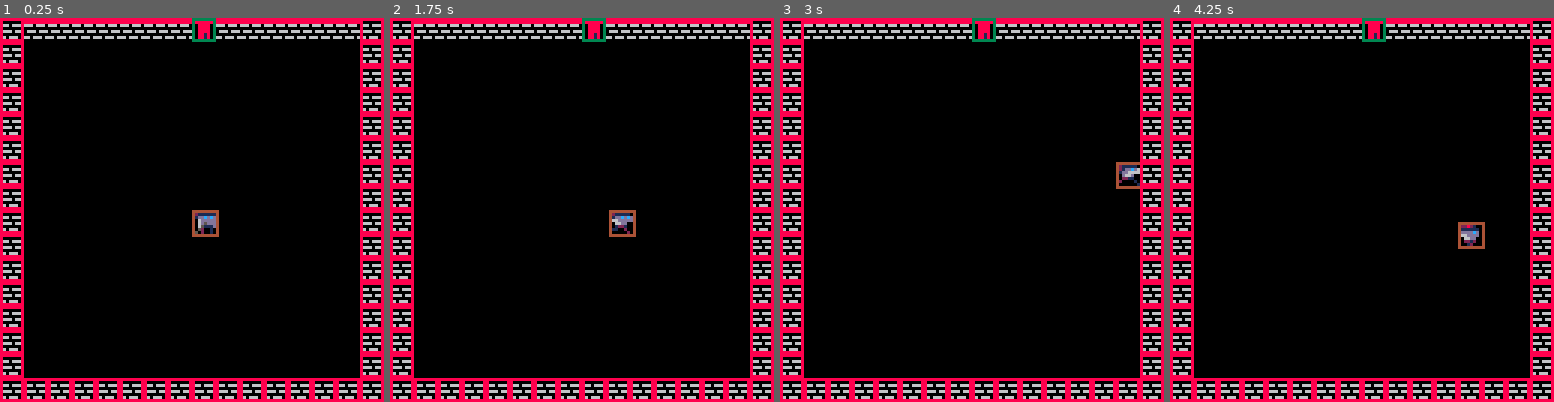
Above: before the commit, frames 1-4 (left to right).
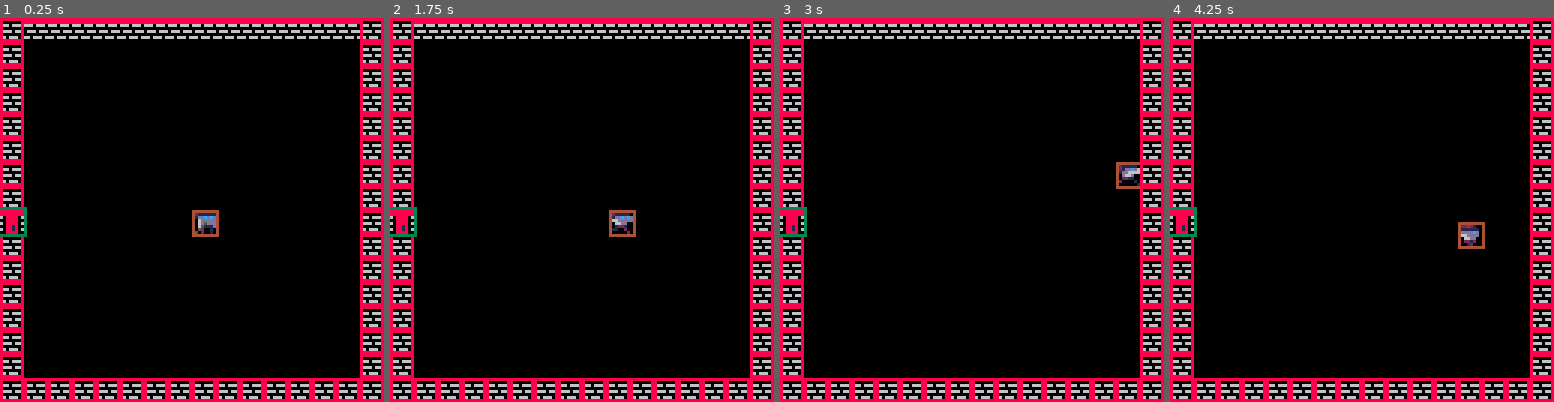
Above: after the commit, the same moments.

Repository: bttrs/toyboxjam2019
Game: PICO-8 cartridge game.p8
The game is run twice, just before and just after one commit, with the same random seed, the same clock (stepped at 60 frames per second) and the same inputs.
Inputs:
- Up to frame 1 (0.25 s): no input
- Up to frame 2 (1.75 s): hold Right from 1.6 s (still down)
- Up to frame 3 (3 s): release Right at 2.1 s; hold Up 2.15-2.42 s; hold Right from 2.47 s (still down)
- Up to frame 4 (4.25 s): release Right at 3.03 s; hold Left 3.08-3.58 s; hold Down 3.63-3.97 s; hold Right from 4.02 s (still down)

The runs differ from the first frame. In frame 1, 0.8% of the frame differs, in the area x 0-57%, y 0-58%; in frame 2, 0.8%; in frame 3, 0.8%; in frame 4, 0.8%.

Commit message:
creates a monstrosity of function: tries to randomly generate 2 to 4 doors per room, but guaranteeing the entry door position (if i leave a room via the top door, the next room should have a bottom one)

Diff:
--- a/game.p8
+++ b/game.p8
@@ -70,6 +70,7 @@
 	game_manager.rooms = {}
 	game_manager.rooms[0] = generate_room(default_room)
 	game_manager.current_room = 0
+	game_manager.room_id_seq = 0
 	load_room(game_manager.rooms[0])
 end
 
@@ -97,6 +98,11 @@
 	load_room(game_manager.rooms[id])
 	char.x = 64
 	char.y = 64
+end
+
+function game_manager.next_room_nr()
+	game_manager.room_id_seq += 1
+	return game_manager.room_id_seq
 end
 
 function debug_draw_solids(obj)
@@ -293,7 +299,7 @@
 	floor={}
 }
 
-function generate_room(room_set)
+function generate_room(room_set, door_enter_pos)
 	local room={
 		walls={
 			--{x=0,y=0,w=8,h=8,spritenr=1},
@@ -305,11 +311,41 @@
 			--{x=0,y=0,w=8,h=8,spritenr=98},
 		},
 	}
+	-- random integer between 2 and 4
+	door_amount = flr(rnd(4)) + 2
+	doors = get_doors(door_amount)
+	printh(#doors)
 	for x=0,15,1 do
 	 for y=0,15,1 do
 				if x==0 or x==15 or y==0 or y==15 then
 					if y==0 and x==8 then
-						add(room.doors, {x=x*8, y=y*8, w=8, h=2, spritenr=room_set.door[1], trigger_type=trigger_type.door,triggerbox={x=0,y=0,w=8,h=8}, next_room_id=1})
+						-- door position down
+						if doors[utils.dir_d] then
+							add(room.doors, {x=x*8, y=y*8, w=8, h=2, spritenr=room_set.door[1], trigger_type=trigger_type.door,triggerbox={x=-1,y=-1,w=10,h=10}, next_room_id=1})
+						else
+							add(room.walls, {x=x*8, y=y*8, w=8, h=2, spritenr=room_set.wall[1]})
+						end
+					elseif y==15 and x==8 then
+						-- door position up
+						if doors[utils.dir_u] then
+							add(room.doors, {x=x*8, y=y*8, w=8, h=2, spritenr=room_set.door[1], trigger_type=trigger_type.door,triggerbox={x=-1,y=-1,w=10,h=10}, next_room_id=1})
+						else
+							add(room.walls, {x=x*8, y=y*8, w=8, h=8, spritenr=room_set.wall[1]})
+						end
+					elseif y==8 and x==0 then
+						-- ddor position left
+						if doors[utils.dir_l] then
+							add(room.doors, {x=x*8, y=y*8, w=8, h=2, spritenr=room_set.door[1], trigger_type=trigger_type.door,triggerbox={x=-1,y=-1,w=10,h=10}, next_room_id=1})
+						else
+							add(room.walls, {x=x*8, y=y*8, w=8, h=8, spritenr=room_set.wall[1]})
+						end
+					elseif y==8 and x==15 then
+						-- door position right
+						if doors[utils.dir_r] then
+							add(room.doors, {x=x*8, y=y*8, w=8, h=2, spritenr=room_set.door[1], trigger_type=trigger_type.door,triggerbox={x=-1,y=-1,w=10,h=10}, next_room_id=1})
+						else
+							add(room.walls, {x=x*8, y=y*8, w=8, h=8, spritenr=room_set.wall[1]})
+						end
 					elseif y==0 and x > 0 and x < 15 then
 						add(room.walls, {x=x*8, y=y*8, w=8, h=2, spritenr=room_set.wall[1]})
 					else
@@ -337,6 +373,37 @@
 
 function draw_tile(tile)
 	spr(tile.spritenr,tile.x,tile.y)
+end
+
+-- get door positions except for entry_door, since this is already a known position
+function get_doors(door_amount, omit_position)
+	-- don't mind this function. It's fucked up. I'm just tired rn.
+	printh("amount: "..door_amount)
+	positions={}
+	if omit_position != utils.dir_l then
+		positions[utils.dir_l]=true
+	elseif omit_position != utils.dir_r then
+		positions[utils.dir_r]=true
+	elseif omit_position != utils.dir_u then
+		positions[utils.dir_u]=true
+	elseif omit_position != utils.dir_d then
+		positions[utils.dir_d]=true
+	end
+
+	if #positions <= door_amount then
+		return positions
+	end
+
+	-- delete one entry
+	positions[flr(rnd(#positions)) + 1] = nil
+
+	if #positions <= door_amount then
+		return positions
+	end
+
+	-- delete another entry
+	positions[flr(rnd(#positions)) + 1] = nil
+	return positions
 end
 __gfx__
 00012000606660666066606660666066606660666066606616666661feeeeee87bbbbbb30000004000000030000300000b0dd030777777674f9f4fff7999a999
